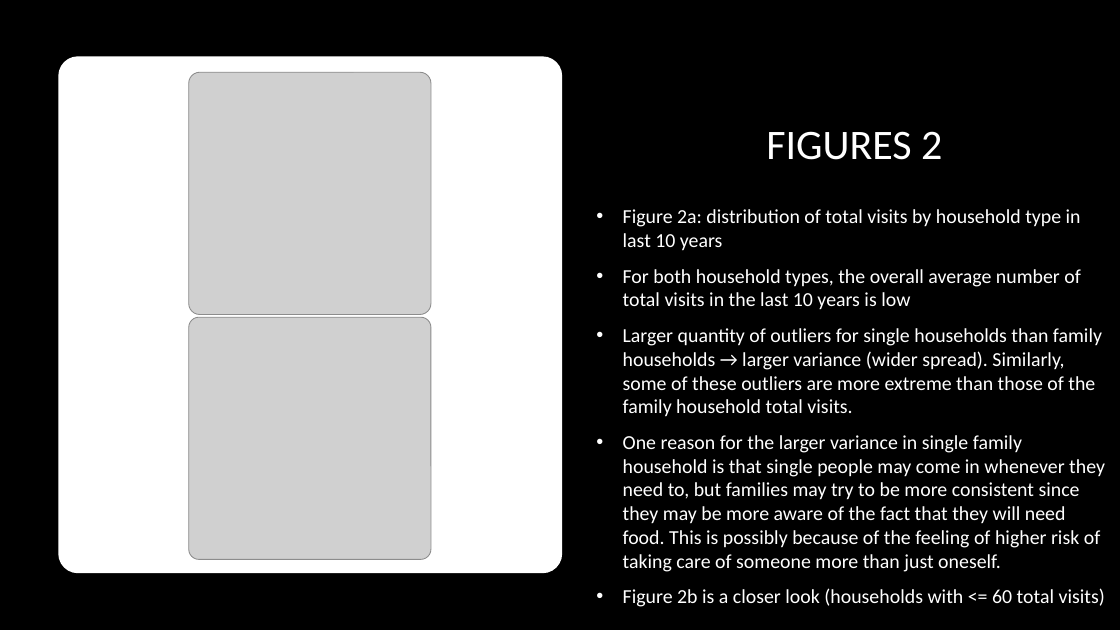
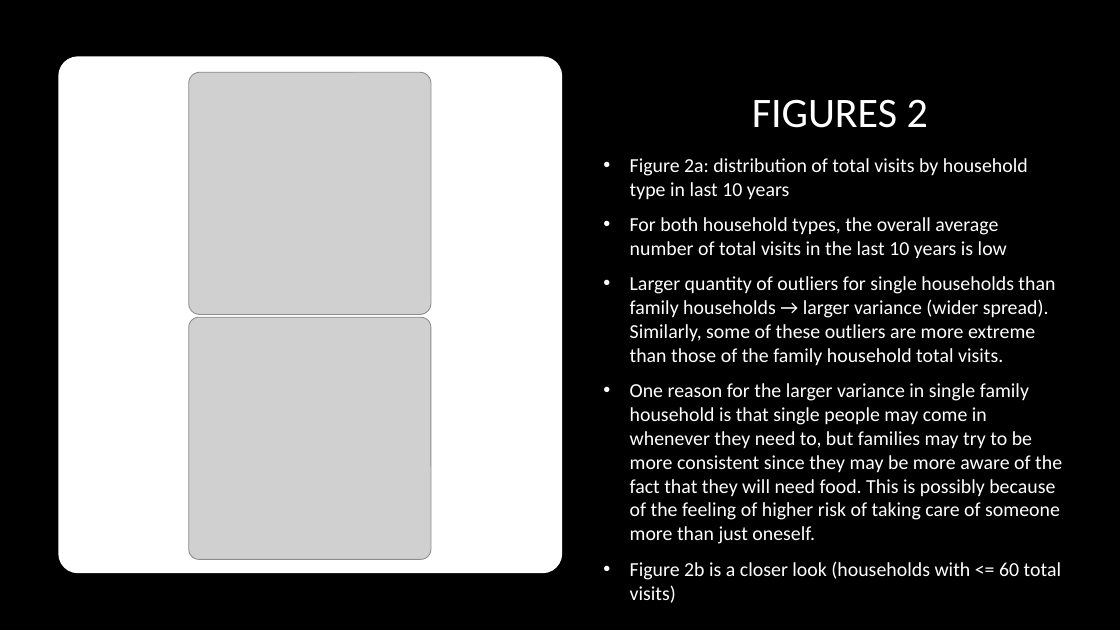
Before and after one commit to datasci611/bios611-projects-fall-2019-cwzhou, a slide deck: slide 7 of project_1/scripts/BIOS611_Project1_slides.pptx. Drawn at 1120x630 pixels with LibreOffice and Linux fonts; fonts in the diff are those of the drawing; grey boxes stand for pictures; background and template pictures are left out. Boxes give left, top, right and bottom in pixels: in the first picture for what was removed or moved away, otherwise in the second. Text is boxed around its words. In the diff, an @@ line names an element or a change of style, - is before the commit and + after.

```diff
--- a/project_1/scripts/BIOS611_Project1_slides.pptx
+++ b/project_1/scripts/BIOS611_Project1_slides.pptx
@@ title "FIGURES 2": place and size @@
-title "FIGURES 2" at (766,131,942,160)
+title "FIGURES 2" at (752,99,928,128)
@@ text "Figure 2a: distribution of total ..." rewrapped from (623,209,1105,607) to (630,158,1062,580) @@
```
Also in this commit, not shown: 5 other slides changed, 1 other file.
